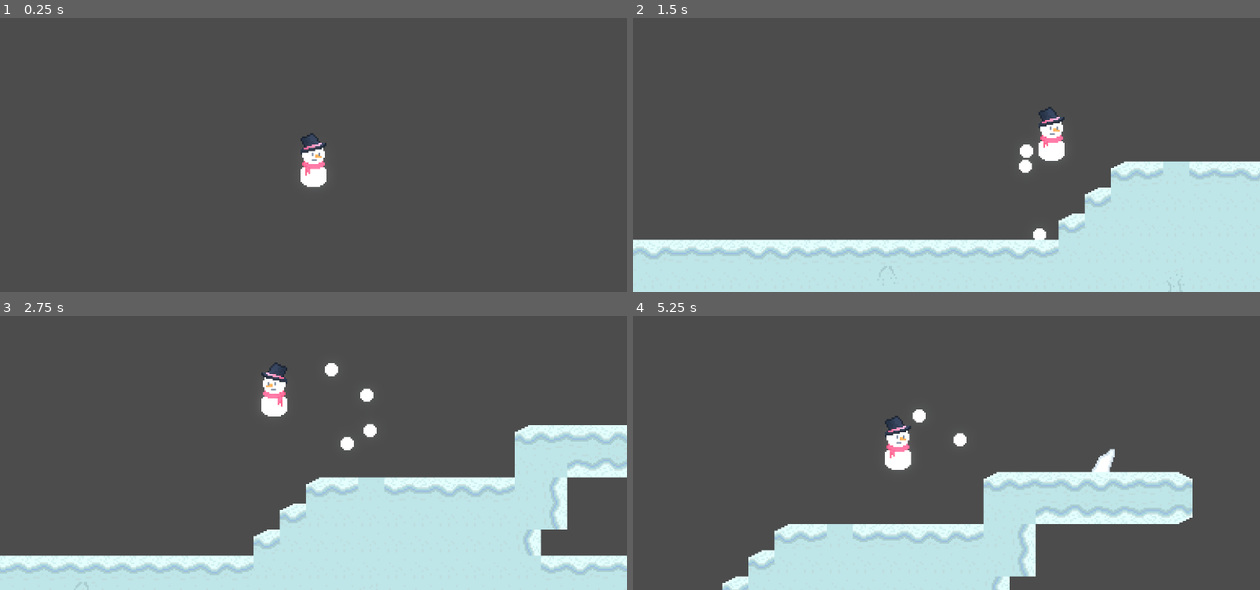
Above: before the commit, frames 1-4 (two rows, left to right).
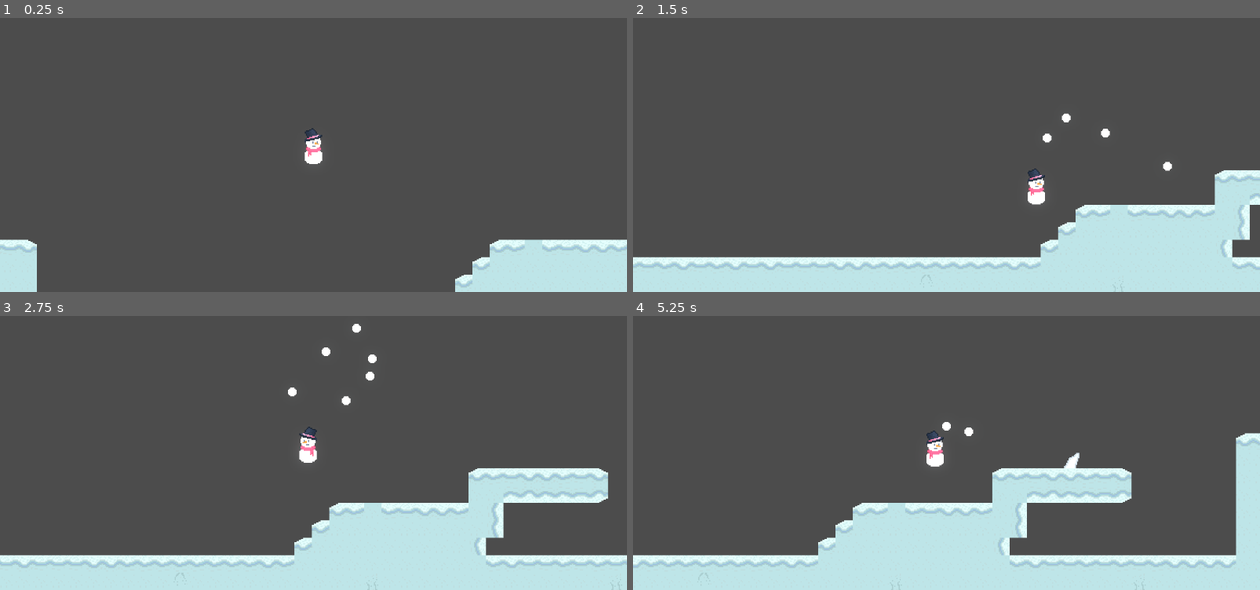
Above: after the commit, the same moments.

Repository: IcyCurrant/snowman
Game: Godot game, scene res://main_/main_game.tscn
Same seed, same stepped clock (60 frames per second), same inputs: the game is played once before the commit and once after it.
Inputs (mouse positions are in pixels of both pictures, inside the frame that each line leads up to):
- Up to frame 1 (0.25 s): no input
- Up to frame 2 (1.5 s): move the mouse to (1084, 97) at 0.52 s; press the mouse at (1084, 97) at 0.53 s; hold D (right) from 0.53 s (still down); move the mouse to (821, 133) at 1.27 s; release the mouse at (821, 133) at 1.28 s; tap S (slam) at 1.35 s
- Up to frame 3 (2.75 s): move the mouse to (376, 335) at 2.02 s; release D (right) at 2.03 s; press the mouse at (376, 335) at 2.03 s; hold Left (left) from 2.03 s (still down)
- Up to frame 4 (5.25 s): move the mouse to (915, 483) at 2.77 s; release Left (left) at 2.78 s; release the mouse at (915, 483) at 2.78 s; hold D (right) 2.78-4.28 s; tap S (slam) at 2.85, 4.35 s; move the mouse to (1134, 466) at 3.52 s; press the mouse at (1134, 466) at 3.53 s; move the mouse to (758, 359) at 4.27 s; release the mouse at (758, 359) at 4.28 s; hold Left (left) 4.28-5.03 s; move the mouse to (977, 414) at 5.02 s; press the mouse at (977, 414) at 5.03 s; hold D (right) from 5.03 s (still down)

The runs differ from the first frame. In frame 1, 6.4% of the frame differs, in the area x 0-100%, y 40-100%; in frame 2, 12%; in frame 3, 14%; in frame 4, 19%, in the area x 0-100%, y 34-100%.

Commit message:
v0.3 - projectiles collision

Diff:
--- a/enemies/enemy.gd
+++ b/enemies/enemy.gd
@@ -35,8 +35,8 @@
 			enemyType = preload("res://enemies/types/elf_copter.tres")
 
 func _ready() -> void:
-	print(self.get_path())
-	#get_node("/root/snowball").damage_enemy.connect(damage)
+	#print(self.get_path())
+
 
 	player_detection.rotation_degrees = 10.0 # set player detection raycat rotation to 10 degrees
 
@@ -63,6 +63,7 @@
 	add_to_group("enemy")
 
 func _physics_process(delta: float) -> void:
+	$Label.text = str(enemy_hp)
 	time += delta * frequency
 
 	sprite.play("default")
@@ -111,7 +112,10 @@
 
 		if player_detection.is_colliding():
 			var collider = player_detection.get_collider() # get the body the player detector raycast is colliding withh
-			if collider.is_in_group("player") and firerate_timer.is_stopped():
+
+			if collider and collider.is_in_group("player") and firerate_timer.is_stopped():
+				if not collider:
+					queue_free()
 				player_coll = true
 				throw_snowball()
 			else:
--- a/enemies/enemy.tscn
+++ b/enemies/enemy.tscn
@@ -9,8 +9,6 @@
 size = Vector2(16, 16)
 
 [node name="enemy" type="CharacterBody2D" unique_id=1030144893]
-collision_layer = 4
-collision_mask = 2
 script = ExtResource("1_7k104")
 
 [node name="AnimatedSprite2D" type="AnimatedSprite2D" parent="." unique_id=925759279]
@@ -35,3 +33,10 @@
 
 [node name="player_detection" type="RayCast2D" parent="." unique_id=1561659479]
 target_position = Vector2(248, 96)
+
+[node name="Label" type="Label" parent="." unique_id=661861205]
+offset_left = -10.0
+offset_top = -32.0
+offset_right = 11.0
+offset_bottom = -9.0
+horizontal_alignment = 1
--- a/levels_/world.tscn
+++ b/levels_/world.tscn
@@ -67,8 +67,7 @@
 
 [sub_resource type="TileSet" id="TileSet_tlwt5"]
 occlusion_layer_0/light_mask = 1
-physics_layer_0/collision_layer = 3
-physics_layer_0/collision_mask = 3
+physics_layer_0/collision_layer = 1
 sources/0 = SubResource("TileSetAtlasSource_cgjkd")
 
 [sub_resource type="TileSetAtlasSource" id="TileSetAtlasSource_hco11"]
--- a/main_/main_game.tscn
+++ b/main_/main_game.tscn
@@ -22,7 +22,7 @@
 position = Vector2(-2, -144)
 
 [node name="Camera2D" type="Camera2D" parent="player" unique_id=817768848]
-zoom = Vector2(3, 3)
+zoom = Vector2(2, 2)
 process_callback = 0
 limit_bottom = 50
 position_smoothing_enabled = true
--- a/projectiles/projectile.gd
+++ b/projectiles/projectile.gd
@@ -5,7 +5,7 @@
 signal damage_enemy
 
 func _ready() -> void:
-	print(self.get_path())
+	#print(self.get_path())
 	add_to_group("player_projectile")
 	velocity_vec = (get_global_mouse_position() - global_position) * 4
 
@@ -23,6 +23,16 @@
 
 func _on_area_2d_body_entered(body: Node2D) -> void:
 	if body:
+		#print(body.name)
+
+			#print("YES I AM!")
 		if not body.is_in_group("player"):
-			damage_enemy.emit()
+			#if body.is_in_group("enemy"):
+				#print(body.get_parent()) #.damage()
+			#await get_tree().create_timer(0.02,true).timeout
+			#damage_enemy.emit()
+
+			if body.is_in_group("enemy"):
+				body.damage()
+
 			queue_free()
--- a/projectiles/projectile.tscn
+++ b/projectiles/projectile.tscn
@@ -7,7 +7,7 @@
 radius = 4.0
 
 [node name="snowball" type="CharacterBody2D" unique_id=183371466]
-collision_mask = 3
+collision_mask = 6
 script = ExtResource("1_ighsu")
 
 [node name="Sprite2D" type="Sprite2D" parent="." unique_id=2006365938]
Not shown, added: addons/layer_namer/layer_names.cfg
